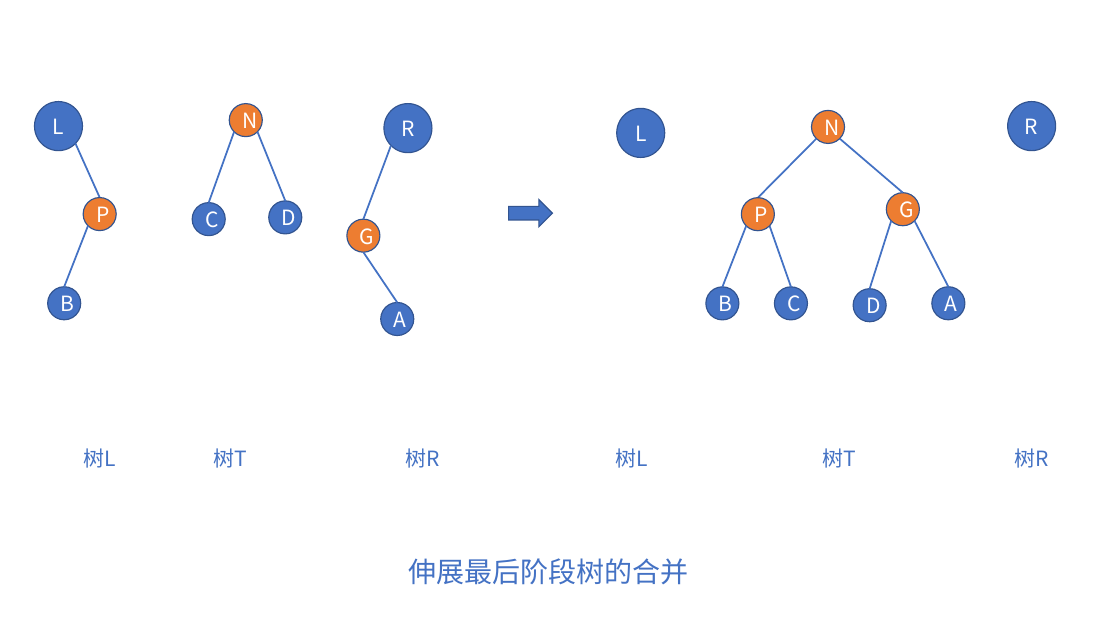
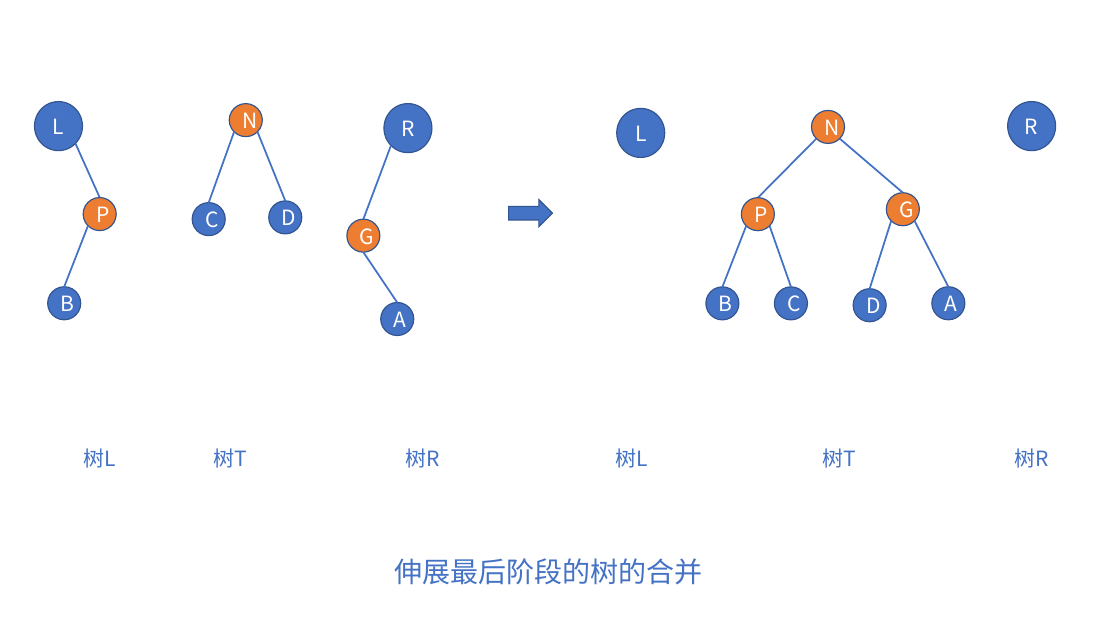
Before and after one commit to online-books/Data-Structures-and-Algorithm-Analysis-in-TS, a slide deck: slide 17 of Assets/visualization.pptx. Drawn at 1120x630 pixels with LibreOffice and Linux fonts; fonts in the diff are those of the drawing. Boxes give left, top, right and bottom in pixels: in the first picture for what was removed or moved away, otherwise in the second. Text is boxed around its words. In the diff, an @@ line names an element or a change of style, - is before the commit and + after.

```diff
--- a/Assets/visualization.pptx
+++ b/Assets/visualization.pptx
@@ text at [394, 558, 702, 585]: text changed @@
-伸展最后阶段树的合并
+伸展最后阶段的树的合并
```
Also in this commit, not shown: 1 other slide changed, 3 slides added, 16 other files.
